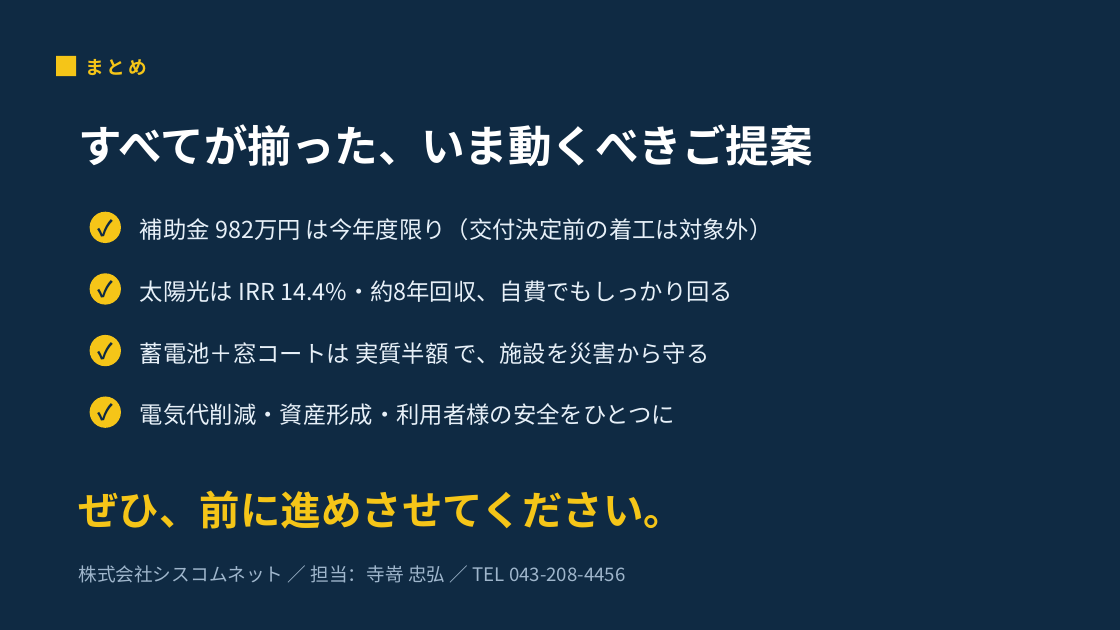
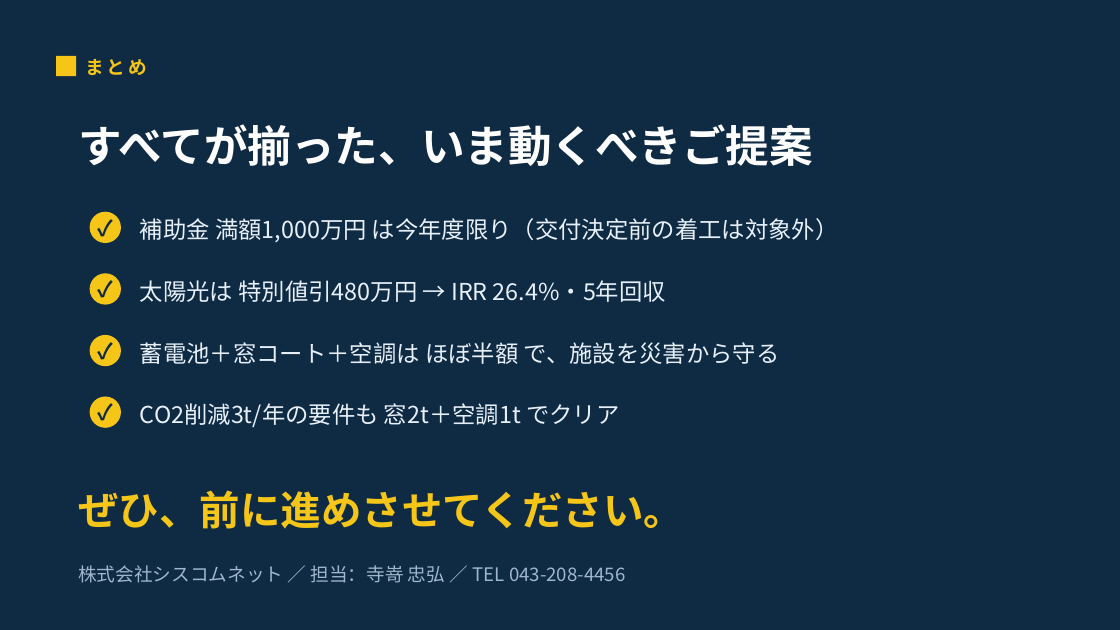
Before and after one commit to t-terasaki-beep/syscom-sustainashield, a slide deck: slide 10 of proposals/clover-gakuen/proposal_IRR.pptx. Drawn at 1120x630 pixels with LibreOffice and Linux fonts; fonts in the diff are those of the drawing. Boxes give left, top, right and bottom in pixels: in the first picture for what was removed or moved away, otherwise in the second. Text is boxed around its words. In the diff, an @@ line names an element or a change of style, - is before the commit and + after.

```diff
--- a/proposals/clover-gakuen/proposal_IRR.pptx
+++ b/proposals/clover-gakuen/proposal_IRR.pptx
@@ text at bbox=[140, 218, 839, 242]: text changed @@
-補助金 982万円 は今年度限り（交付決定前の着工は対象外）
+補助金 満額1,000万円 は今年度限り（交付決定前の着工は対象外）
@@ text at bbox=[140, 280, 666, 302]: text changed @@
-太陽光は IRR 14.4%・約8年回収、自費でもしっかり回る
+太陽光は 特別値引480万円 → IRR 26.4%・5年回収
@@ text at bbox=[140, 342, 780, 364]: text changed @@
-蓄電池＋窓コートは 実質半額 で、施設を災害から守る
+蓄電池＋窓コート＋空調は ほぼ半額 で、施設を災害から守る
@@ text at bbox=[140, 403, 619, 427]: text changed @@
-電気代削減・資産形成・利用者様の安全をひとつに
+CO2削減3t/年の要件も 窓2t＋空調1t でクリア
```
Also in this commit, not shown: 7 other slides changed, 11 other files.
